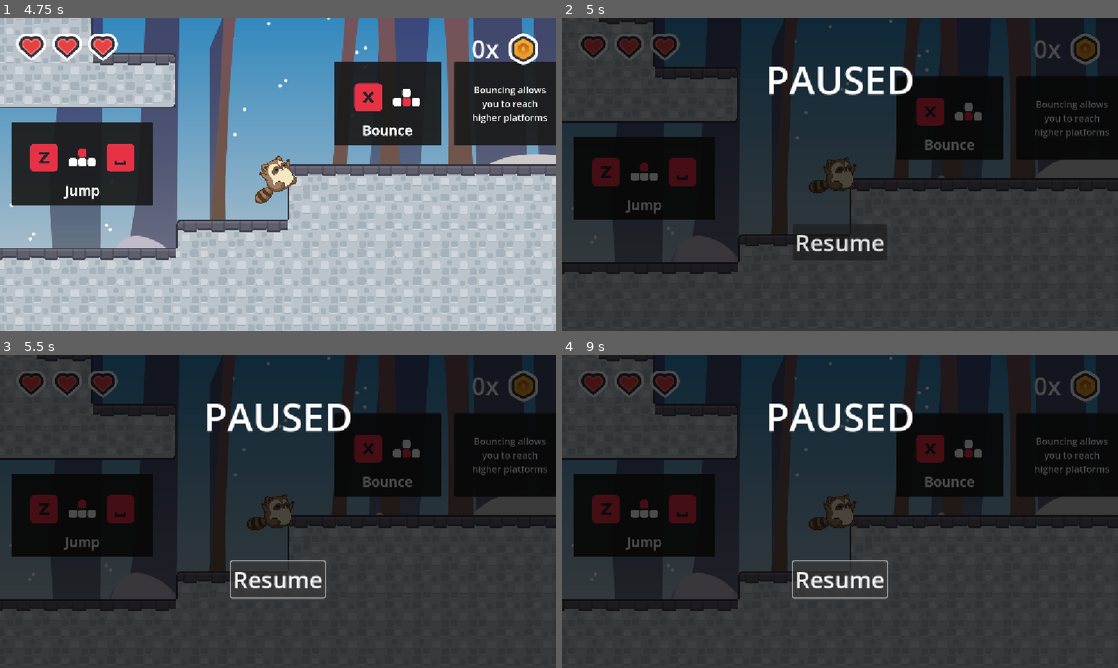
Above: before the commit, frames 1-4 (two rows, left to right).
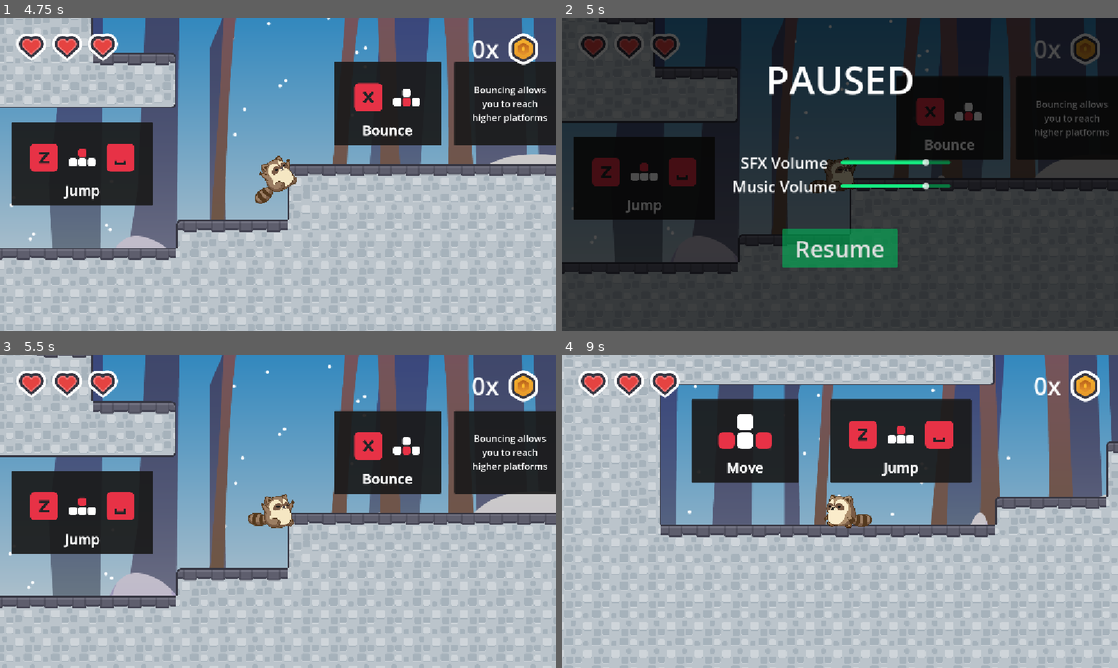
Above: after the commit, the same moments.

Repository: popcar2/WildJam88
Game: Godot game, scene res://Scenes/MainMenu/main_menu.tscn
Same seed, same stepped clock (60 frames per second), same inputs: the game is played once before the commit and once after it.
Inputs:
- Up to frame 1 (4.75 s): click "Start Game" at 0.5 s; hold Right (move_right) 1.28-2.78 s; tap X (dash) every 0.75 s from 1.35 to 4.35 s; tap Space (jump) at 1.52, 2.27, 3.77, 4.52 s; hold Left (move_left) 2.78-3.53 s; hold Right (move_right) from 3.53 s (still down)
- Up to frame 2 (5 s): keep holding Right (move_right); tap Escape (pause) at 4.9 s
- Up to frame 3 (5.5 s): release Right (move_right) at 5 s; click "Resume" at 5 s
- Up to frame 4 (9 s): hold Left (move_left) 5.78-6.53 s; tap X (dash) every 0.75 s from 5.85 to 8.85 s; tap Space (jump) at 6.02, 7.52, 8.27 s; hold Right (move_right) 6.53-7.28 s; hold Left (move_left) 7.28-8.78 s; hold Right (move_right) from 8.78 s (still down)

Frame 1 is identical in both runs. In frame 2, 3.7% of the frame differs, in the area x 30-70%, y 44-80%; in frame 3, 91%; in frame 4, 93%, in the area x 0-100%, y 0-100%.

Commit message:
Add Music/SFX slider

Diff:
--- a/Scenes/Player/player.tscn
+++ b/Scenes/Player/player.tscn
@@ -160,23 +160,28 @@
 [node name="JumpSFX" type="AudioStreamPlayer2D" parent="."]
 stream = ExtResource("14_7g0yx")
 volume_db = -10.0
+bus = &"SFX"
 
 [node name="DmgSFX1" type="AudioStreamPlayer2D" parent="."]
 stream = ExtResource("15_r5xpd")
 volume_db = 10.0
+bus = &"SFX"
 
 [node name="DmgSFX2" type="AudioStreamPlayer2D" parent="."]
 stream = ExtResource("16_ks1b7")
 volume_db = 10.0
+bus = &"SFX"
 
 [node name="DeathSFX" type="AudioStreamPlayer2D" parent="."]
 stream = ExtResource("17_ks1b7")
 volume_db = 5.0
+bus = &"SFX"
 
 [node name="BounceSFX" type="AudioStreamPlayer2D" parent="."]
 unique_name_in_owner = true
 stream = ExtResource("14_hnuln")
 volume_db = 5.0
+bus = &"SFX"
 
 [node name="Camera2D" type="Camera2D" parent="."]
 zoom = Vector2(0.6, 0.6)
--- a/Scenes/Singletons/PauseMenu/pause_menu.gd
+++ b/Scenes/Singletons/PauseMenu/pause_menu.gd
@@ -14,3 +14,15 @@
 		get_tree().paused = true
 
 	visible = not visible
+
+
+func _on_sfx_slider_value_changed(value: float) -> void:
+	AudioServer.set_bus_volume_db(AudioServer.get_bus_index("SFX"), linear_to_db(value))
+
+
+func _on_music_slider_value_changed(value: float) -> void:
+	AudioServer.set_bus_volume_db(AudioServer.get_bus_index("Music"), linear_to_db(value))
+
+
+func _on_resume_button_pressed() -> void:
+	toggle_pause()
--- a/Scenes/Singletons/PauseMenu/pause_menu.tscn
+++ b/Scenes/Singletons/PauseMenu/pause_menu.tscn
@@ -1,9 +1,72 @@
-[gd_scene load_steps=3 format=3 uid="uid://bdrlsf6xqpthr"]
+[gd_scene load_steps=9 format=3 uid="uid://bdrlsf6xqpthr"]
 
 [ext_resource type="Script" uid="uid://dpqpjwoej5o3n" path="res://Scenes/Singletons/PauseMenu/pause_menu.gd" id="1_gbkv2"]
 
 [sub_resource type="LabelSettings" id="LabelSettings_pk4vc"]
 font_size = 80
+
+[sub_resource type="StyleBoxFlat" id="StyleBoxFlat_gbkv2"]
+content_margin_left = 4.0
+content_margin_top = 4.0
+content_margin_right = 4.0
+content_margin_bottom = 4.0
+bg_color = Color(2.0214916e-06, 0.71081054, 0.34887776, 0.6)
+corner_radius_top_left = 3
+corner_radius_top_right = 3
+corner_radius_bottom_right = 3
+corner_radius_bottom_left = 3
+corner_detail = 5
+
+[sub_resource type="StyleBoxFlat" id="StyleBoxFlat_2hbkp"]
+content_margin_left = 4.0
+content_margin_top = 4.0
+content_margin_right = 4.0
+content_margin_bottom = 4.0
+bg_color = Color(0, 0.50237113, 0.23943958, 0.6)
+corner_radius_top_left = 3
+corner_radius_top_right = 3
+corner_radius_bottom_right = 3
+corner_radius_bottom_left = 3
+corner_detail = 5
+
+[sub_resource type="StyleBoxFlat" id="StyleBoxFlat_gk4rt"]
+content_margin_left = 4.0
+content_margin_top = 4.0
+content_margin_right = 4.0
+content_margin_bottom = 4.0
+bg_color = Color(0, 0.889898, 0.44415665, 0.6)
+corner_radius_top_left = 3
+corner_radius_top_right = 3
+corner_radius_bottom_right = 3
+corner_radius_bottom_left = 3
+corner_detail = 5
+
+[sub_resource type="LabelSettings" id="LabelSettings_gbkv2"]
+font_size = 32
+
+[sub_resource type="StyleBoxFlat" id="StyleBoxFlat_gsctr"]
+content_margin_left = 4.0
+content_margin_top = 4.0
+content_margin_right = 4.0
+content_margin_bottom = 4.0
+bg_color = Color(0.03529412, 0.4627451, 0.24313726, 1)
+corner_radius_top_left = 4
+corner_radius_top_right = 4
+corner_radius_bottom_right = 4
+corner_radius_bottom_left = 4
+corner_detail = 6
+
+[sub_resource type="StyleBoxFlat" id="StyleBoxFlat_umiai"]
+content_margin_left = 4.0
+content_margin_top = 4.0
+content_margin_right = 4.0
+content_margin_bottom = 4.0
+bg_color = Color(0.08212603, 0.91779125, 0.50146145, 1)
+corner_radius_top_left = 4
+corner_radius_top_right = 4
+corner_radius_bottom_right = 4
+corner_radius_bottom_left = 4
+corner_detail = 6
 
 [node name="PauseMenu" type="CanvasLayer"]
 process_mode = 3
@@ -41,18 +104,79 @@
 horizontal_alignment = 1
 vertical_alignment = 1
 
-[node name="Button" type="Button" parent="Control/TextureRect"]
+[node name="ResumeButton" type="Button" parent="Control/TextureRect"]
 layout_mode = 1
 anchors_preset = 8
 anchor_left = 0.5
 anchor_top = 0.5
 anchor_right = 0.5
 anchor_bottom = 0.5
-offset_left = -97.0
-offset_top = 103.0
-offset_right = 97.0
-offset_bottom = 178.0
+offset_left = -120.0
+offset_top = 113.0
+offset_right = 120.0
+offset_bottom = 193.0
 grow_horizontal = 2
 grow_vertical = 2
 theme_override_font_sizes/font_size = 48
+theme_override_styles/normal = SubResource("StyleBoxFlat_gbkv2")
+theme_override_styles/pressed = SubResource("StyleBoxFlat_2hbkp")
+theme_override_styles/hover = SubResource("StyleBoxFlat_gk4rt")
 text = "Resume"
+
+[node name="VBoxContainer" type="VBoxContainer" parent="Control/TextureRect"]
+layout_mode = 1
+anchors_preset = 8
+anchor_left = 0.5
+anchor_top = 0.5
+anchor_right = 0.5
+anchor_bottom = 0.5
+offset_left = -228.5
+offset_top = -47.0
+offset_right = 228.5
+offset_bottom = 47.0
+grow_horizontal = 2
+grow_vertical = 2
+
+[node name="HBoxContainer" type="HBoxContainer" parent="Control/TextureRect/VBoxContainer"]
+layout_mode = 2
+
+[node name="Label" type="Label" parent="Control/TextureRect/VBoxContainer/HBoxContainer"]
+layout_mode = 2
+size_flags_horizontal = 3
+text = "SFX Volume"
+label_settings = SubResource("LabelSettings_gbkv2")
+horizontal_alignment = 1
+
+[node name="SFXSlider" type="HSlider" parent="Control/TextureRect/VBoxContainer/HBoxContainer"]
+layout_mode = 2
+size_flags_horizontal = 3
+size_flags_vertical = 1
+theme_override_styles/slider = SubResource("StyleBoxFlat_gsctr")
+theme_override_styles/grabber_area = SubResource("StyleBoxFlat_umiai")
+max_value = 1.0
+step = 0.01
+value = 0.8
+
+[node name="HBoxContainer2" type="HBoxContainer" parent="Control/TextureRect/VBoxContainer"]
+layout_mode = 2
+
+[node name="Label" type="Label" parent="Control/TextureRect/VBoxContainer/HBoxContainer2"]
+layout_mode = 2
+size_flags_horizontal = 3
+text = "Music Volume"
+label_settings = SubResource("LabelSettings_gbkv2")
+horizontal_alignment = 1
+
+[node name="MusicSlider" type="HSlider" parent="Control/TextureRect/VBoxContainer/HBoxContainer2"]
+layout_mode = 2
+size_flags_horizontal = 3
+size_flags_vertical = 1
+theme_override_styles/slider = SubResource("StyleBoxFlat_gsctr")
+theme_override_styles/grabber_area = SubResource("StyleBoxFlat_umiai")
+max_value = 1.0
+step = 0.01
+value = 0.8
+
+[connection signal="pressed" from="Control/TextureRect/ResumeButton" to="." method="_on_resume_button_pressed"]
+[connection signal="value_changed" from="Control/TextureRect/VBoxContainer/HBoxContainer/SFXSlider" to="." method="_on_sfx_slider_value_changed"]
+[connection signal="value_changed" from="Control/TextureRect/VBoxContainer/HBoxContainer2/MusicSlider" to="." method="_on_music_slider_value_changed"]
--- a/Scenes/Singletons/SceneManager/SceneManager.tscn
+++ b/Scenes/Singletons/SceneManager/SceneManager.tscn
@@ -37,4 +37,5 @@
 stream = ExtResource("2_dub5b")
 volume_db = -15.0
 autoplay = true
+bus = &"Music"
 parameters/looping = true
--- /dev/null
+++ b/default_bus_layout.tres
@@ -0,0 +1,15 @@
+[gd_resource type="AudioBusLayout" format=3 uid="uid://11esbsnl8qm1"]
+
+[resource]
+bus/1/name = &"SFX"
+bus/1/solo = false
+bus/1/mute = false
+bus/1/bypass_fx = false
+bus/1/volume_db = 0.0
+bus/1/send = &"Master"
+bus/2/name = &"Music"
+bus/2/solo = false
+bus/2/mute = false
+bus/2/bypass_fx = false
+bus/2/volume_db = 0.0
+bus/2/send = &"Master"
